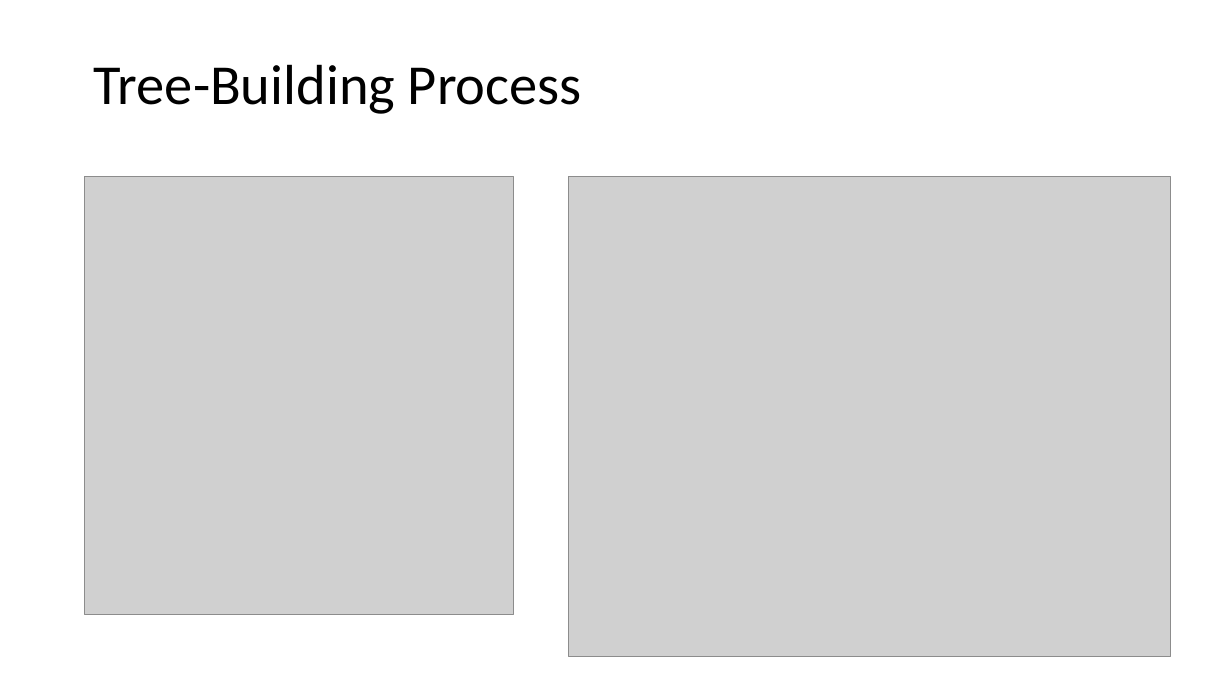
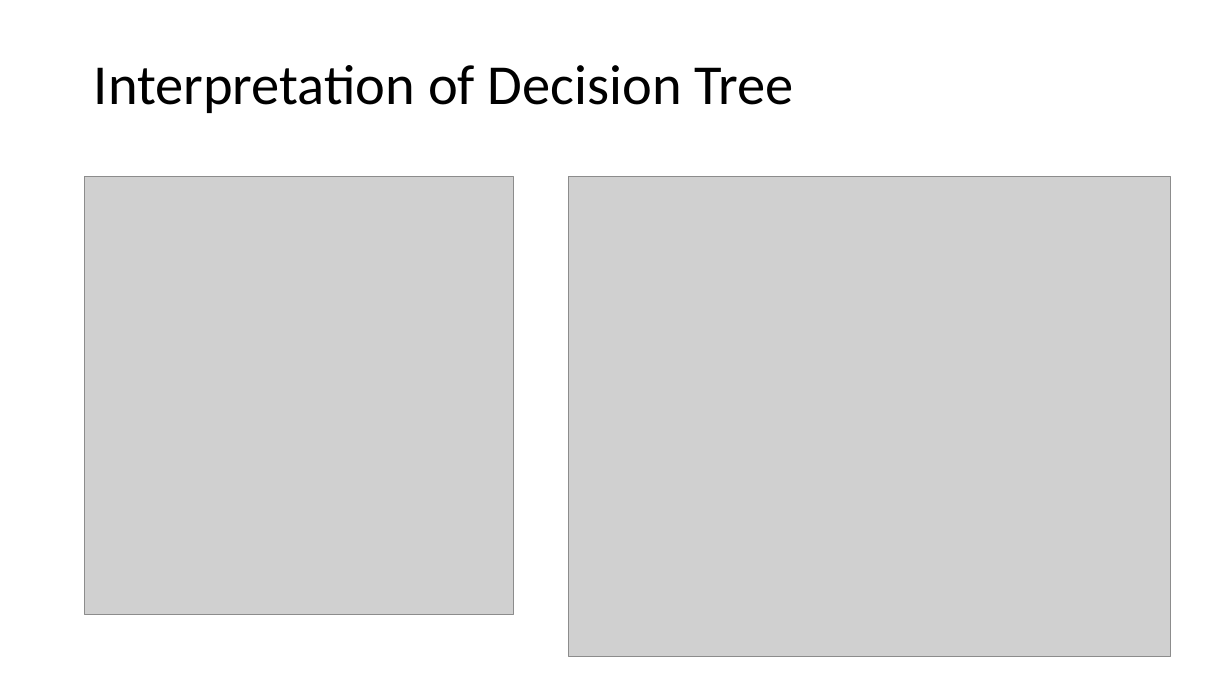
Before and after one commit to tianzheng4/tianzheng4.github.io, a slide deck: slide 2 of _umkc-teaching/slides/Lecture9.pptx. Drawn at 1232x693 pixels with LibreOffice and Linux fonts; fonts in the diff are those of the drawing; grey boxes stand for pictures. Boxes give left, top, right and bottom in pixels: in the first picture for what was removed or moved away, otherwise in the second. Text is boxed around its words. In the diff, an @@ line names an element or a change of style, - is before the commit and + after.

```diff
--- a/_umkc-teaching/slides/Lecture9.pptx
+++ b/_umkc-teaching/slides/Lecture9.pptx
@@ title at [94,65,794,113]: text changed @@
-Tree-Building Process
+Interpretation of Decision Tree
```
Also in this commit, not shown: 5 other slides changed, 19 slides added, 14 slides removed.
